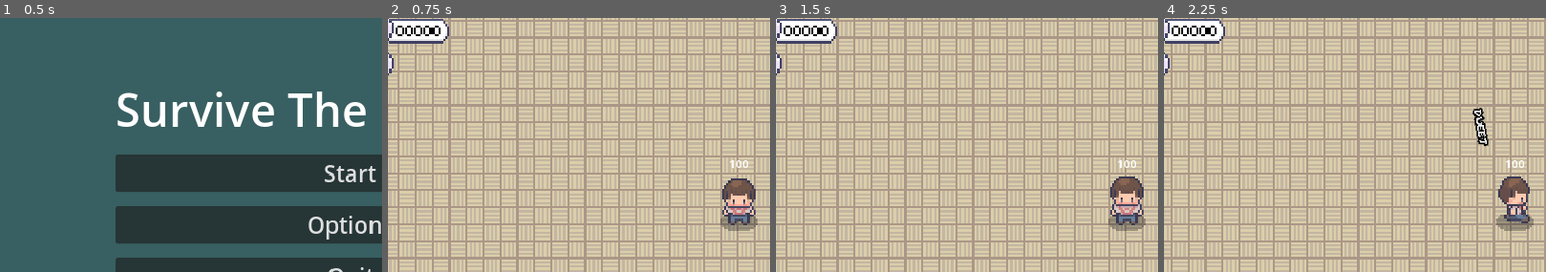
Above: before the commit, frames 1-4 (left to right).
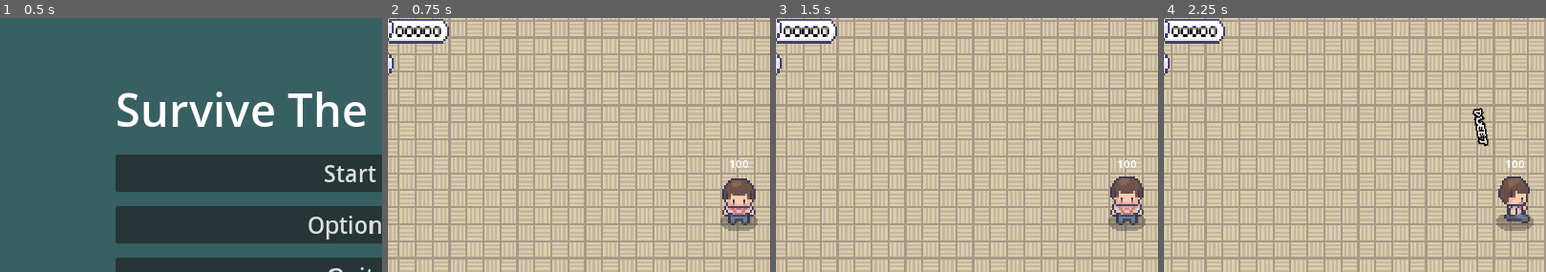
Above: after the commit, the same moments.

Repository: LimZiJia/SurviveTheSemester
Game: Godot game, scene res://scenes/ui/start_screen.tscn
The game is run twice, just before and just after one commit, with the same random seed, the same clock (stepped at 60 frames per second) and the same inputs.
Inputs (mouse positions are % of the whole screen's width and height, from its top left):
- Up to frame 1 (0.5 s): no input
- Up to frame 2 (0.75 s): click "Start" at 0.5 s
- Up to frame 3 (1.5 s): click (3, 25) at 1.25 s
- Up to frame 4 (2.25 s): tap Enter at 2 s; move the mouse to (72, 45) at 2.02 s; hold D (move_right) from 2.03 s (still down); tap Space (attack) at 2.1 s; click (72, 45) at 2.17 s
The pictures show only the part of the screen within x 4-54%, y 16-66%; the shares and areas given below are measured in that part.

Frame 1 is identical in both runs. In frame 2, 0.3% of the frame differs, in the area x 2-14%, y 3-8%; in frame 3, 0.3%; in frame 4, 0.3%.

Commit message:
Convered money pixel font to file
Converted the money pixel images into a font file. Note that it cannot be resized, otherwise it will lose its quality.

Diff:
--- a/scenes/ui/money_bar.tscn
+++ b/scenes/ui/money_bar.tscn
@@ -1,63 +1,41 @@
-[gd_scene load_steps=4 format=3 uid="uid://bn27qoucaiogs"]
+[gd_scene load_steps=4 format=3 uid="uid://c0jmj040f8aug"]
 
 [ext_resource type="Texture2D" uid="uid://pidxwfoxo3hu" path="res://assets/money.png" id="1_1ai0g"]
+[ext_resource type="FontFile" uid="uid://yb3a3qqlpyyw" path="res://fonts/money_font.ttf" id="1_sfptw"]
 [ext_resource type="Texture2D" uid="uid://dolo83o1eucl2" path="res://assets/money_tag1.png" id="2_pjp2j"]
-[ext_resource type="Texture2D" uid="uid://dkvaadh70fthx" path="res://assets/0.png" id="3_vnxeb"]
 
 [node name="MoneyBar" type="Node2D"]
-position = Vector2(126, 34)
+
+[node name="MoneyLabel" type="Label" parent="."]
+custom_minimum_size = Vector2(65, 23)
+offset_left = 48.0
+offset_top = 18.0
+offset_right = 113.0
+offset_bottom = 41.0
+theme_override_colors/font_color = Color(0, 0, 0, 1)
+theme_override_fonts/font = ExtResource("1_sfptw")
+theme_override_font_sizes/font_size = 8
+text = "00000"
+
+[node name="NinePatchRect" type="NinePatchRect" parent="MoneyLabel"]
+show_behind_parent = true
+custom_minimum_size = Vector2(95, 35)
+layout_mode = 1
+anchors_preset = 15
+anchor_right = 1.0
+anchor_bottom = 1.0
+offset_left = -19.0
+offset_top = -8.0
+offset_right = 11.0
+offset_bottom = 4.0
+grow_horizontal = 2
+grow_vertical = 2
+texture = ExtResource("2_pjp2j")
+region_rect = Rect2(0, 0, 95, 30)
+patch_margin_left = 9
+patch_margin_right = 9
 
 [node name="MoneyIcon" type="TextureRect" parent="."]
-offset_left = -120.0
-offset_top = 72.0
-offset_right = -72.0
-offset_bottom = 120.0
+offset_right = 48.0
+offset_bottom = 48.0
 texture = ExtResource("1_1ai0g")
-
-[node name="Background" type="TextureRect" parent="."]
-show_behind_parent = true
-offset_left = -91.0
-offset_top = 82.0
-offset_right = 4.0
-offset_bottom = 117.0
-texture = ExtResource("2_pjp2j")
-
-[node name="Number" type="TextureRect" parent="Background"]
-layout_mode = 0
-offset_left = 19.0
-offset_top = 2.0
-offset_right = 31.0
-offset_bottom = 32.0
-texture = ExtResource("3_vnxeb")
-
-[node name="Number2" type="TextureRect" parent="Background"]
-layout_mode = 0
-offset_left = 32.0
-offset_top = 2.0
-offset_right = 44.0
-offset_bottom = 32.0
-texture = ExtResource("3_vnxeb")
-
-[node name="Number3" type="TextureRect" parent="Background"]
-layout_mode = 0
-offset_left = 45.0
-offset_top = 2.0
-offset_right = 57.0
-offset_bottom = 32.0
-texture = ExtResource("3_vnxeb")
-
-[node name="Number4" type="TextureRect" parent="Background"]
-layout_mode = 0
-offset_left = 58.0
-offset_top = 2.0
-offset_right = 70.0
-offset_bottom = 32.0
-texture = ExtResource("3_vnxeb")
-
-[node name="Number5" type="TextureRect" parent="Background"]
-layout_mode = 0
-offset_left = 71.0
-offset_top = 2.0
-offset_right = 83.0
-offset_bottom = 32.0
-texture = ExtResource("3_vnxeb")
--- a/scenes/world/world.tscn
+++ b/scenes/world/world.tscn
@@ -35,6 +35,7 @@
 experience_manager = NodePath("../../ExperienceManager")
 
 [node name="MoneyBar" parent="StatusBars" instance=ExtResource("7_b4don")]
+position = Vector2(6, 106)
 
 [node name="ShopButton" type="TextureButton" parent="StatusBars"]
 offset_left = 6.0
Binary file removed: assets/0.png
Not shown, removed: assets/0.png.import
Binary file removed: assets/1.png
Not shown, removed: assets/1.png.import
Binary file removed: assets/2.png
Not shown, removed: assets/2.png.import
Binary file removed: assets/3.png
Not shown, removed: assets/3.png.import
Binary file removed: assets/4.png
Not shown, removed: assets/4.png.import
Binary file removed: assets/5.png
Not shown, removed: assets/5.png.import
(and 11 more such lines)
